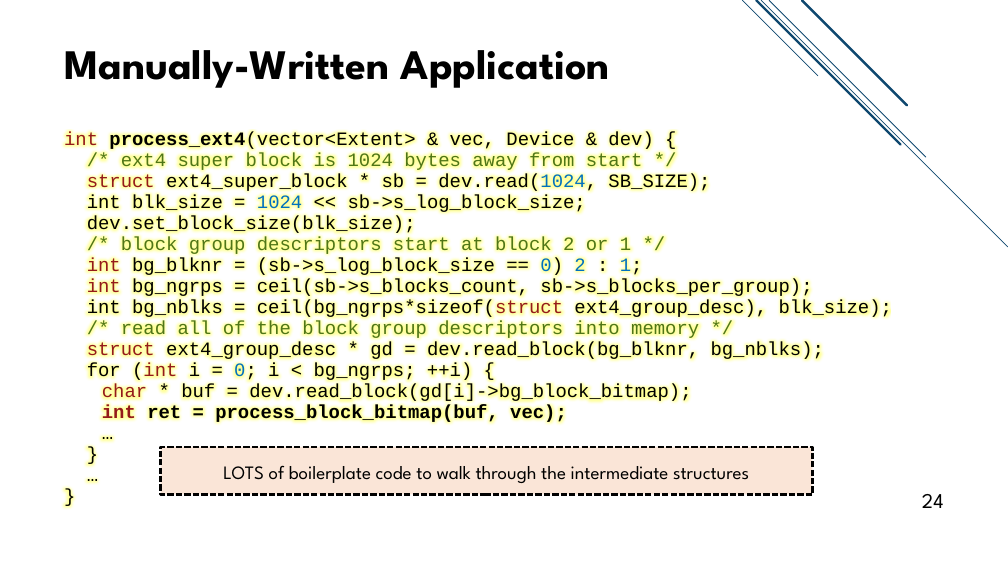
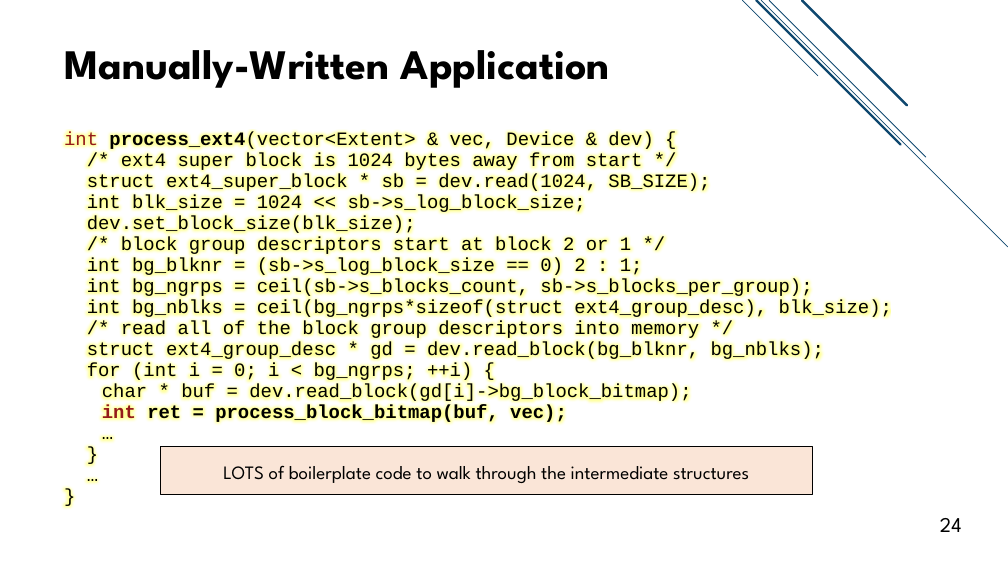
Before and after one commit to jacksun007/spiffy-paper, a slide deck: slide 24 of talk/spiffy_talk.pptx. Drawn at 1008x567 pixels with LibreOffice and Linux fonts; fonts in the diff are those of the drawing. Boxes give left, top, right and bottom in pixels: in the first picture for what was removed or moved away, otherwise in the second. Text is boxed around its words. In the diff, an @@ line names an element or a change of style, - is before the commit and + after.

Commit message:
fixed fonts, etc.

```diff
--- a/talk/spiffy_talk.pptx
+++ b/talk/spiffy_talk.pptx
@@ text at (x1=87, y1=153, x2=892, y2=403): text colour #4F7717 to #000000 in "/* ext4 super block is 1024 bytes ...", "/* block group descriptors start at block ...", "/* read all of the block group ..."; text colour #941A1B to #000000 in "struct", "int", "int", "ceil(bg_ngrps*sizeof(struct" and 3 more places; text colour #0070C0 to #000000 in "dev.read(1024,", "1024", "0) 2 1;", "0;" @@
@@ rectangle "LOTS of boilerplate code to ..." at (x1=160, y1=447, x2=812, y2=495): outline #000000 2 pt dashed to #000000 1 pt @@
@@ page number moved from (x1=922, y1=494, x2=944, y2=508) to (x1=940, y1=518, x2=962, y2=532) @@
```
Also in this commit, not shown: 39 other slides changed.
